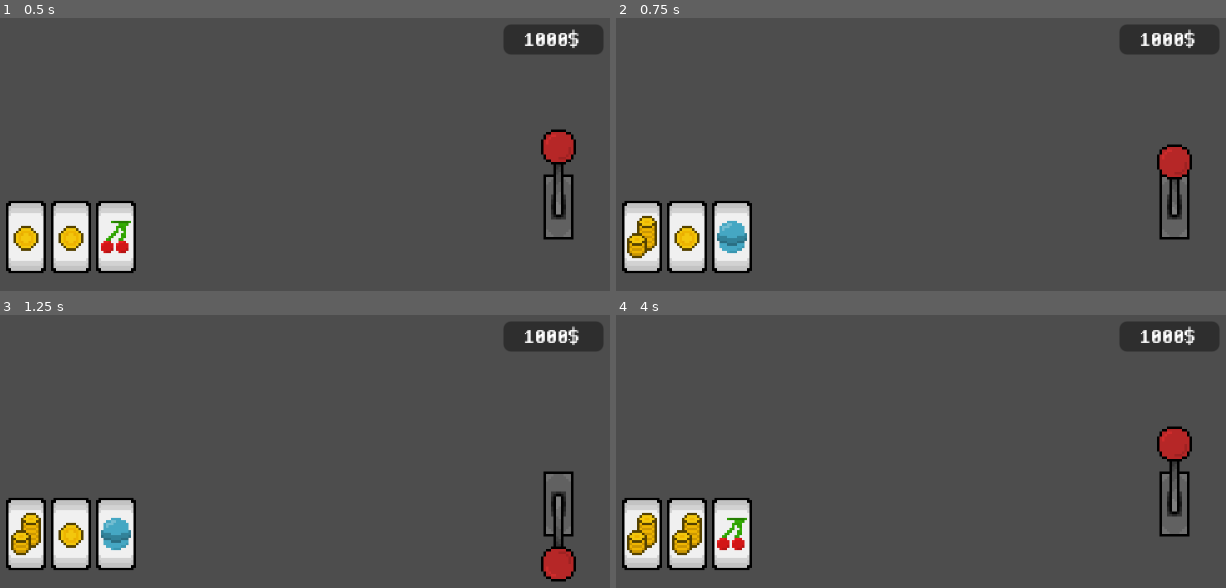
Above: before the commit, frames 1-4 (two rows, left to right).
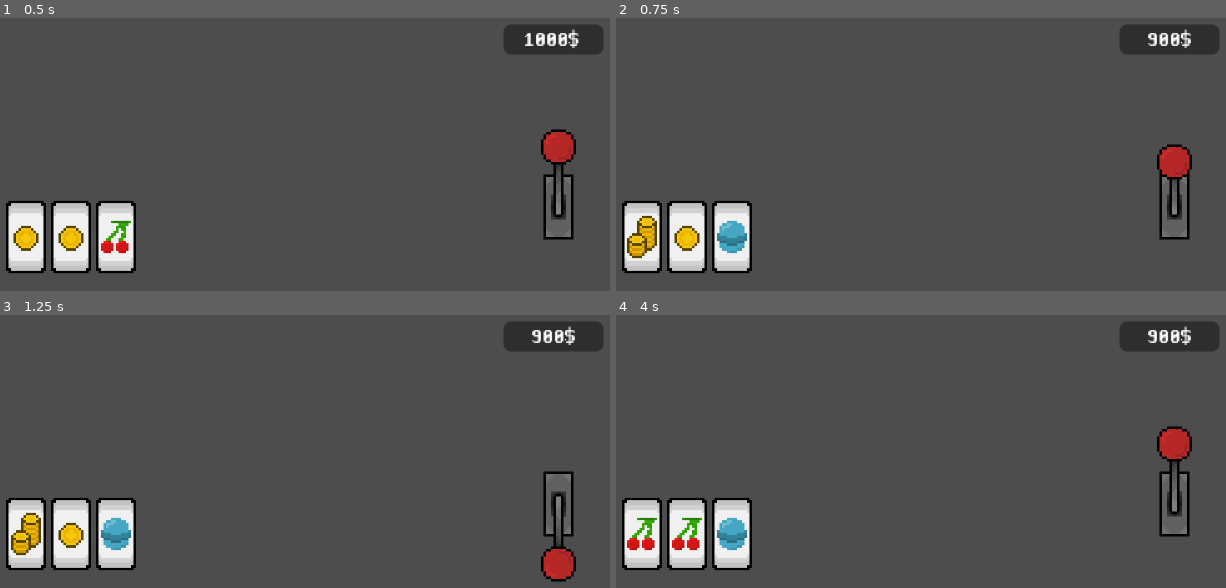
Above: after the commit, the same moments.

Repository: Animo105/gamble
Game: Godot game, scene res://Slot machine/slot_machine.tscn
The game is run twice, just before and just after one commit, with the same random seed, the same clock (stepped at 60 frames per second) and the same inputs.
Inputs (mouse positions are in pixels of both pictures, inside the frame that each line leads up to):
- Up to frame 1 (0.5 s): no input
- Up to frame 2 (0.75 s): click (1177, 206) at 0.5 s
- Up to frame 3 (1.25 s): no input
- Up to frame 4 (4 s): tap Enter at 2.75 s; tap Space at 3.5 s

Frame 1 is identical in both runs. In frame 2, 0.4% of the frame differs, in the area x 86-95%, y 4-11%; in frame 3, 0.4%; in frame 4, 2.0%, in the area x 1-95%, y 4-89%.

Commit message:
absolute cinema

Diff:
--- a/Slot machine/Scripts/slot_machine_script.gd
+++ b/Slot machine/Scripts/slot_machine_script.gd
@@ -15,15 +15,19 @@
 		weights.append(SlotsData.slots[possibility].weight)
 
 func _on_lever_button_pressed() -> void:
-	lever_sprite.play("lever_down")
-	lever_button.disabled = true
-	var random = RandomNumberGenerator.new()
-	for slot in slots:
-		var slot_id = Global.slot_possibility[random.rand_weighted(weights)]
-		slot.selected = slot_id
-		await get_tree().create_timer(Global.slot_wait_time).timeout
-	if slots[0].selected == slots[1].selected && slots[1].selected == slots[2].selected:
-		print("WIN!!!")
+	if Global.money >= 100:
+		lever_sprite.play("lever_down")
+		lever_button.disabled = true
+		Global.money += -100
+		var random = RandomNumberGenerator.new()
+		for slot in slots:
+			var slot_id = Global.slot_possibility[random.rand_weighted(weights)]
+			slot.selected = slot_id
+			await get_tree().create_timer(Global.slot_wait_time).timeout
+		if slots[0].selected == slots[1].selected && slots[1].selected == slots[2].selected:
+			Global.money += SlotsData.slots[slots[0].selected].action.call(100)
 
-	lever_sprite.play("lever_up")
-	lever_button.disabled = false
+		lever_sprite.play("lever_up")
+		lever_button.disabled = false
+		for slot in slots:
+			slot.state = MachineSlot.State.ROLLING
Not shown, added: gambling_animation.mp4
